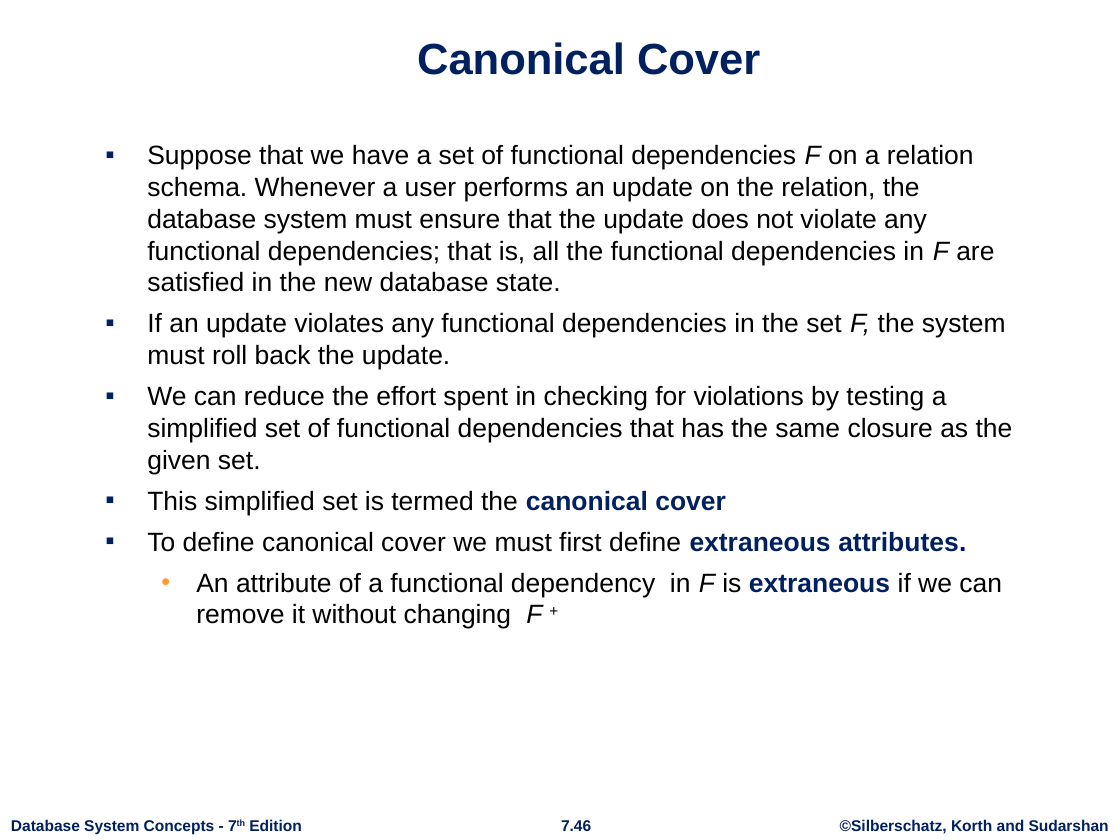
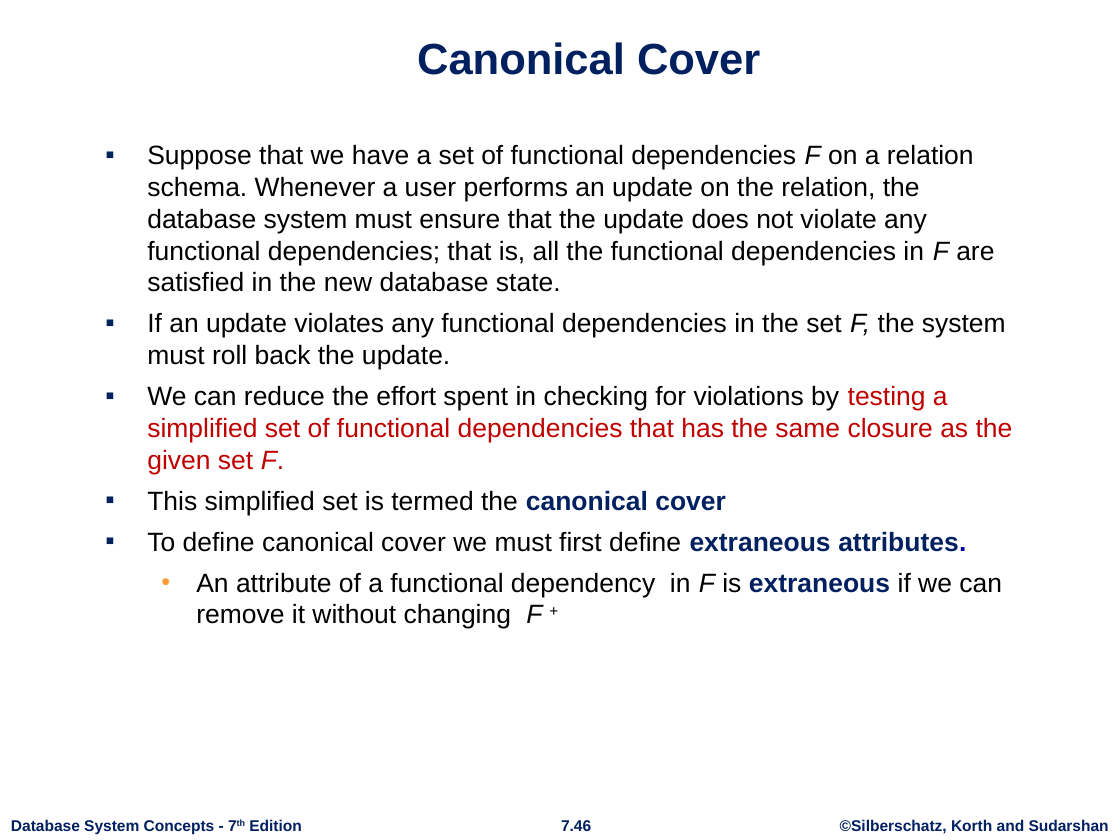
Before and after one commit to FergieLigaLlj/CISC3000-Introduction-to-Data-Base-Systems, a slide deck: slide 46 of Lecture Notes/ch7.pptx. Drawn at 1120x840 pixels with LibreOffice and Linux fonts; fonts in the diff are those of the drawing; background and template pictures are left out. Boxes give left, top, right and bottom in pixels: in the first picture for what was removed or moved away, otherwise in the second. Text is boxed around its words. In the diff, an @@ line names an element or a change of style, - is before the commit and + after.

```diff
--- a/Lecture Notes/ch7.pptx
+++ b/Lecture Notes/ch7.pptx
@@ text at box(147, 385, 1013, 474): text changed; text colour #000000 to #C00000 @@
-▪ We can reduce the effort spent in checking for violations by testing a simplified set of functional dependencies that has the same closure as the given set.
+▪ We can reduce the effort spent in checking for violations by testing a simplified set of functional dependencies that has the same closure as the given set F.
```
Also in this commit, not shown: 12 other slides changed, 1 slide added, 21 other files.
